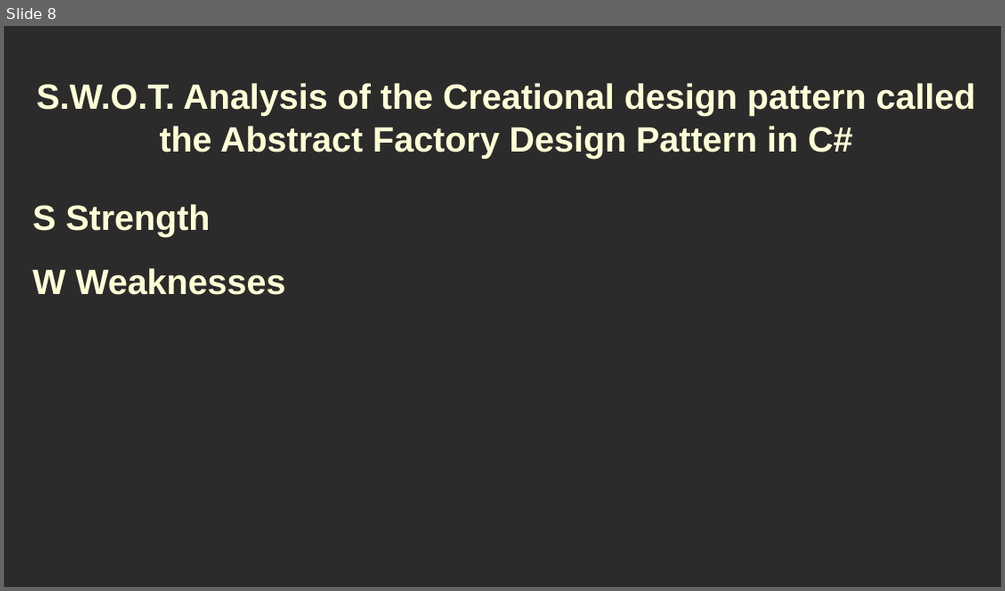
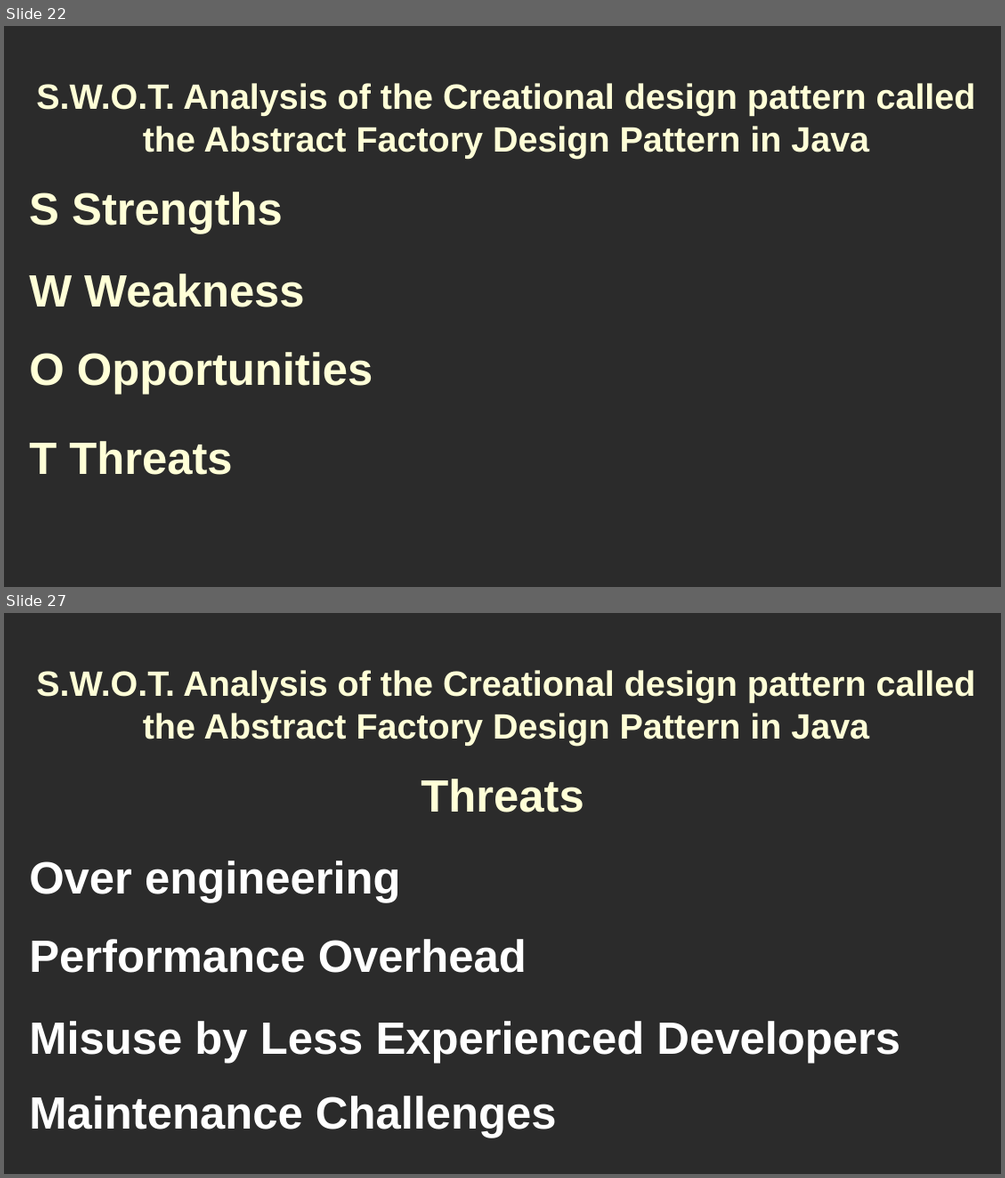
Before and after one commit to RayAndrade/JavaStudy, a slide deck: Creational/AbstractFactory/swot/swot.odp. Shown one above the other, each under a label of ours: slide 8 before the commit, slides 22 and 27 after it; the slides between them are not shown. The pictures are 1005x591 and 1005x1178 pixels, drawn with LibreOffice and Linux fonts; fonts in the diff are those of the drawing; background and template pictures are left out; a plain dark background stands for a picture behind light text. Boxes give left, top, right and bottom in pixels: in the first picture for what was removed or moved away, otherwise in the second. Text is boxed around its words. In the diff, an @@ line names an element or a change of style, - is before the commit and + after.

```diff
--- a/Creational/AbstractFactory/swot/swot.odp
+++ b/Creational/AbstractFactory/swot/swot.odp
@@ slide 27 added at <box>4,613,1001,1174</box>, background picture (left out) @@
@@ title added at <box>36,670,976,745</box>, 28 pt, text #FFFFD7, bold @@
+S.W.O.T. Analysis of the Creational design pattern called the Abstract Factory Design Pattern in Java
@@ title added at <box>421,779,583,812</box>, 36 pt, text #FFFFD7, bold @@
+Threats
@@ title added at <box>29,860,401,903</box>, 36 pt, text #FFFFFF, bold @@
+Over engineering
@@ title added at <box>29,939,526,973</box>, 36 pt, text #FFFFFF, bold @@
+Performance Overhead
@@ title added at <box>29,1021,900,1062</box>, 36 pt, text #FFFFFF, bold @@
+Misuse by Less Experienced Developers
@@ title added at <box>29,1095,557,1137</box>, 36 pt, text #FFFFFF, bold @@
+Maintenance Challenges
@@ what was slide 8 is now slide 22 @@
@@ slide 22 changed as well @@
@@ title at <box>36,83,976,158</box>: text changed @@
-S.W.O.T. Analysis of the Creational design pattern called the Abstract Factory Design Pattern in C#
+S.W.O.T. Analysis of the Creational design pattern called the Abstract Factory Design Pattern in Java
@@ title at <box>29,192,283,234</box>: text changed; size 28 to 36 pt @@
-S Strength
+S Strengths
@@ title at <box>29,273,304,307</box>: text changed; size 28 to 36 pt @@
-W Weaknesses
+W Weakness
@@ title added at <box>29,352,373,394</box>, 36 pt, text #FFFFD7, bold @@
+O Opportunities
@@ title added at <box>29,441,232,475</box>, 36 pt, text #FFFFD7, bold @@
+T Threats
```
Also in this commit, not shown: 19 other slides changed, 5 other slides added, 36 other files.
